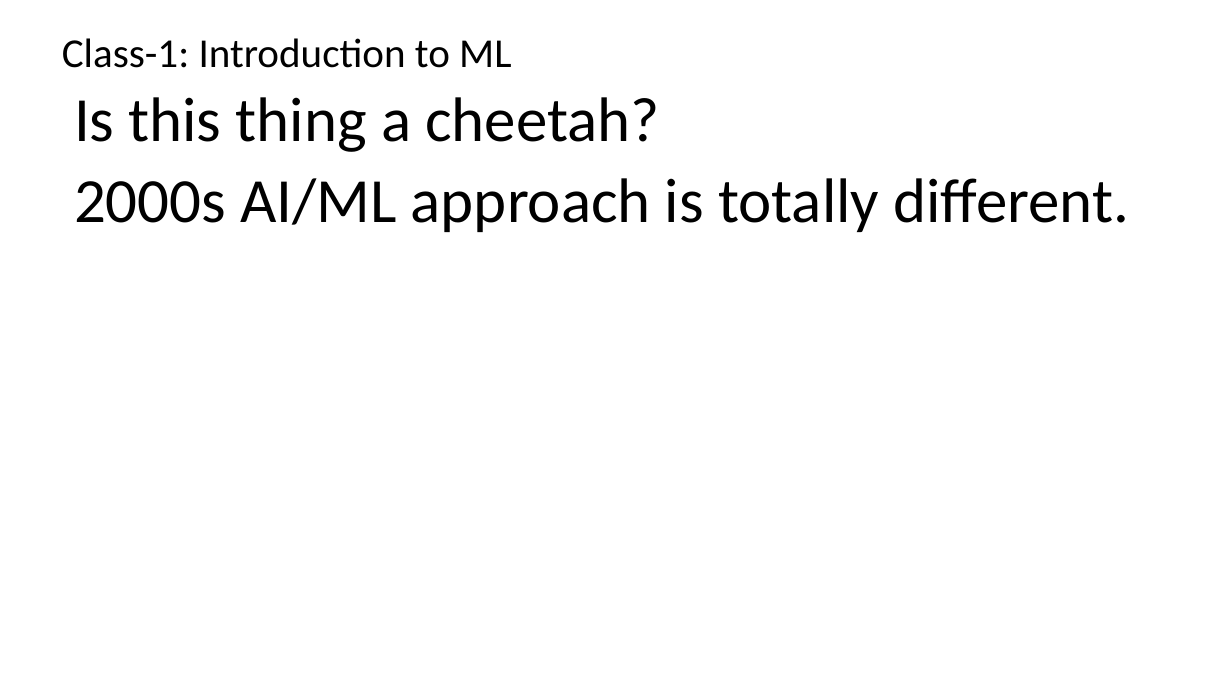
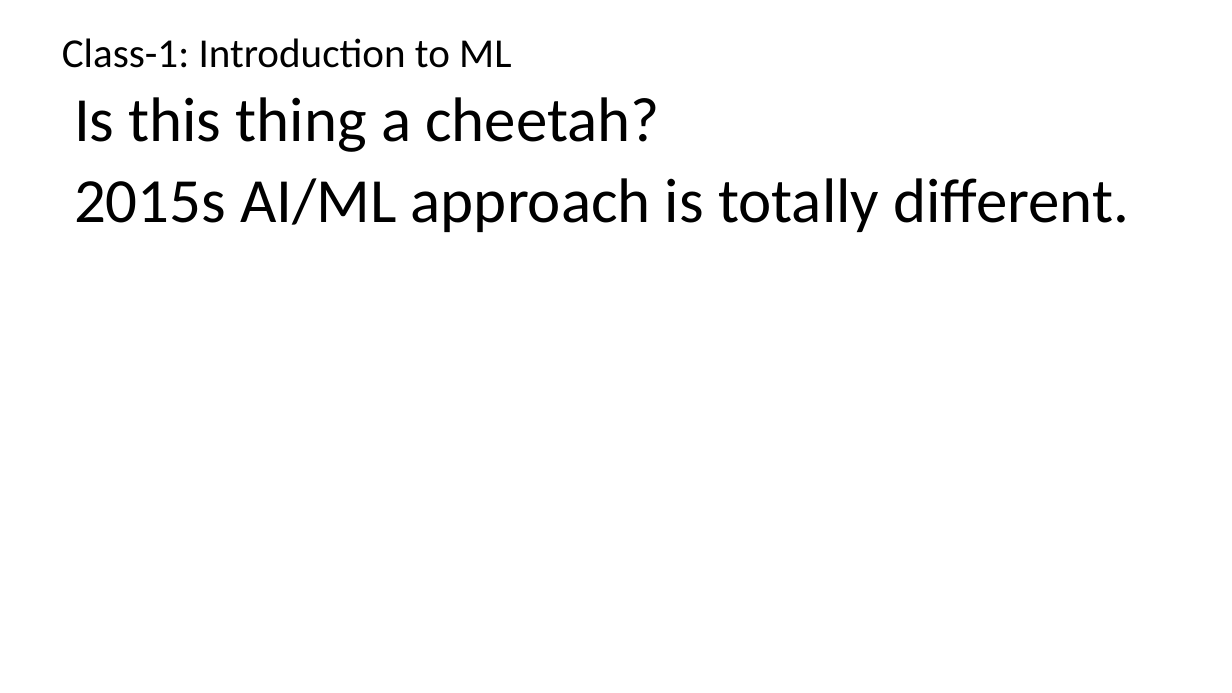
Before and after one commit to renshan2/accesspy, a slide deck: slide 9 of AI-ML-DL/Machine Learning.pptx. Drawn at 1232x693 pixels with LibreOffice and Linux fonts; fonts in the diff are those of the drawing. Boxes give left, top, right and bottom in pixels: in the first picture for what was removed or moved away, otherwise in the second. Text is boxed around its words. In the diff, an @@ line names an element or a change of style, - is before the commit and + after.

```diff
--- a/AI-ML-DL/Machine Learning.pptx
+++ b/AI-ML-DL/Machine Learning.pptx
@@ subtitle at bbox=[74, 178, 1129, 232]: text changed @@
-2000s AI/ML approach is totally different.
+2015s AI/ML approach is totally different.
```
Also in this commit, not shown: 12 other slides changed, 2 slides added, 2 other files.
